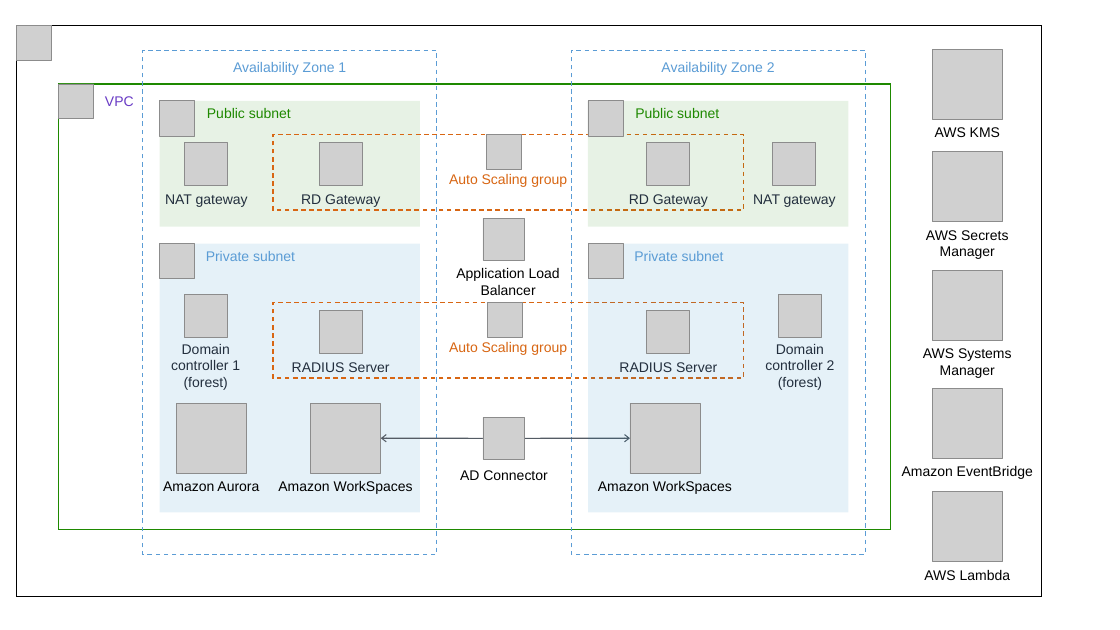
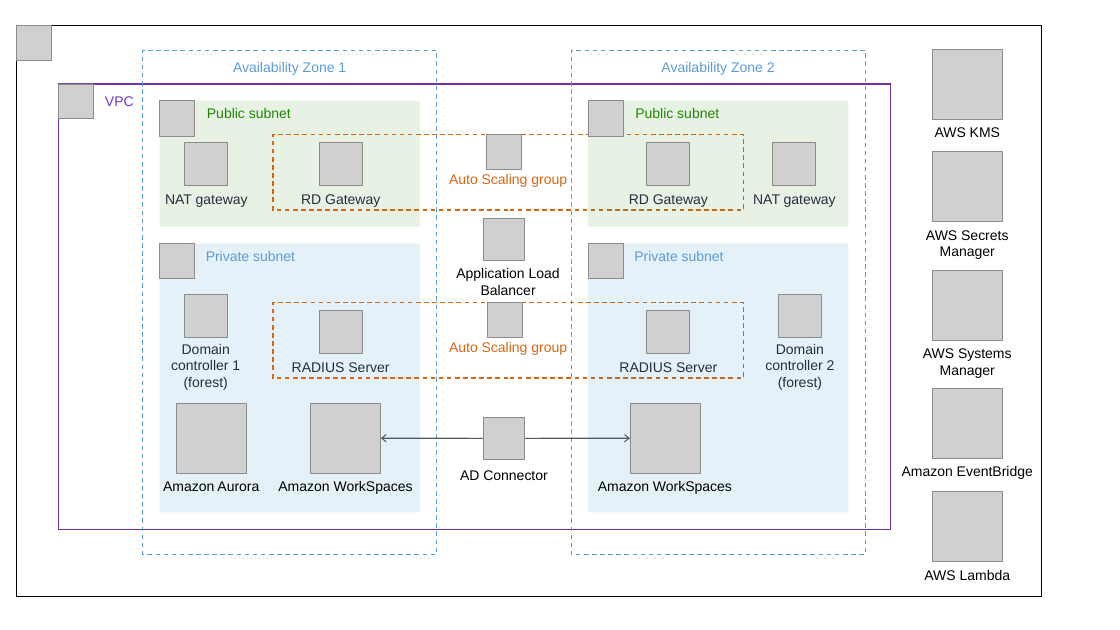
Before and after one commit to aws-quickstart/quickstart-freeradius-mfa-workspaces, a slide deck: slide 1 of docs/deployment_guide/images/freeradius-mfa-workspaces-architecture-diagram.pptx. Drawn at 1120x630 pixels with LibreOffice and Linux fonts; fonts in the diff are those of the drawing; grey boxes stand for pictures. Boxes give left, top, right and bottom in pixels: in the first picture for what was removed or moved away, otherwise in the second. Text is boxed around its words. In the diff, an @@ line names an element or a change of style, - is before the commit and + after.

```diff
--- a/docs/deployment_guide/images/freeradius-mfa-workspaces-architecture-diagram.pptx
+++ b/docs/deployment_guide/images/freeradius-mfa-workspaces-architecture-diagram.pptx
@@ rectangle "VPC" at (x1=59, y1=84, x2=891, y2=529): outline #1E8900 1 pt to #7030A0 1 pt @@
```
Also in this commit, not shown: 2 other slides changed, 3 other files.
